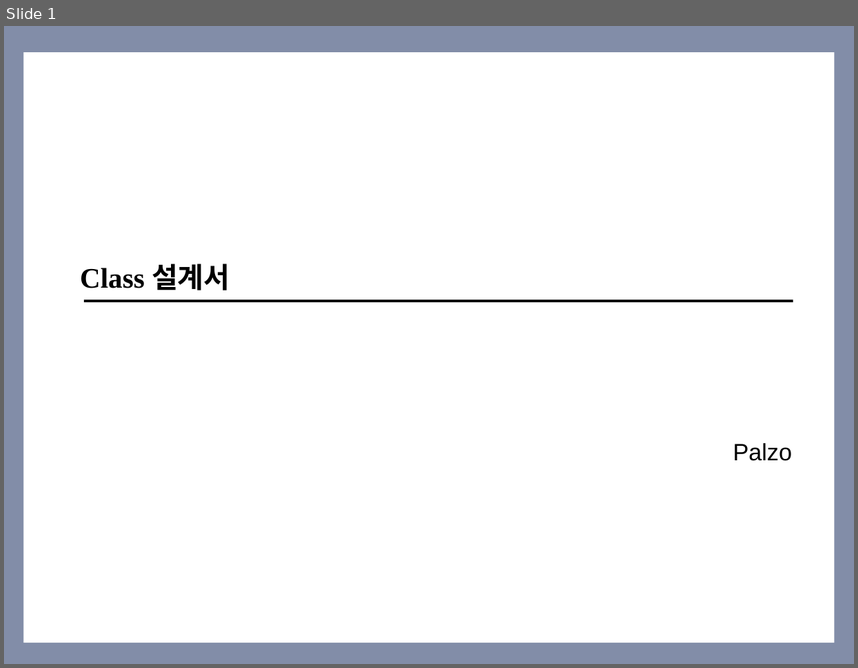
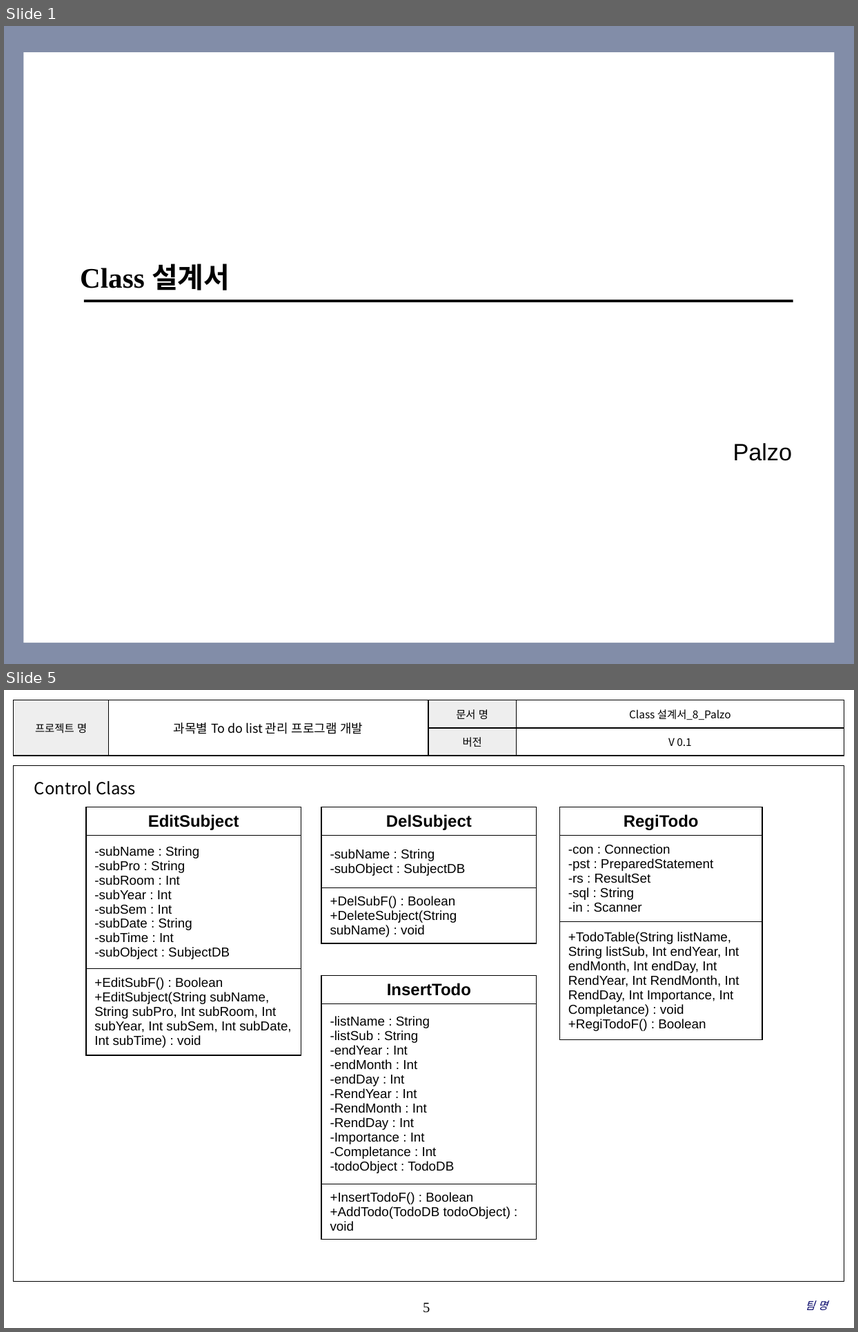
Before and after one commit to SMU-SE-Admin/18-1_8_PALZO_Doc, a slide deck: 03 설계/Class 설계서_8_Palzo.pptx. Shown one above the other, each under a label of ours: slide 1 before the commit, slides 1 and 5 after it; the slides between them are not shown. The pictures are 858x668 and 858x1332 pixels, drawn with LibreOffice and Linux fonts; fonts in the diff are those of the drawing; background and template pictures are left out. Boxes give left, top, right and bottom in pixels: in the first picture for what was removed or moved away, otherwise in the second. Text is boxed around its words. In the diff, an @@ line names an element or a change of style, - is before the commit and + after.

Commit message:
#1101 Class 설계서 작성 나머지 클래스 추가 및 클래스 별 구분

```diff
--- a/03 설계/Class 설계서_8_Palzo.pptx
+++ b/03 설계/Class 설계서_8_Palzo.pptx
@@ slide 5 added at (4,690,854,1328), background #FFFFFF @@
@@ table added at (14,700,844,756), 2 rows, 4 columns @@
+프로젝트 명 | 과목별 To do list 관리 프로그램 개발 | 문서 명 | Class 설계서_8_Palzo
+ |  | 버전 | V 0.1
@@ rectangle added at (14,766,844,1281), outline #000000 0.75 pt @@
@@ text added at (34,781,136,795), 14 pt, text #000000 @@
+Control Class
@@ table added at (87,807,301,1055), 3 rows, 1 columns @@
+EditSubject
+-subName : String / -subPro : String / -subRoom : Int / -subYear : Int / -subSem : Int / -subDate : String / -subTime : Int / -subObject : SubjectDB
++EditSubF() : Boolean / +EditSubject(String subName, String subPro, Int subRoom, Int subYear, Int subSem, Int subDate, Int subTime) : void
@@ table added at (322,807,537,943), 3 rows, 1 columns @@
+DelSubject
+-subName : String / -subObject : SubjectDB
++DelSubF() : Boolean / +DeleteSubject(String subName) : void
@@ table added at (560,807,762,1055), 3 rows, 1 columns @@
+RegiTodo
+-con : Connection / -pst : PreparedStatement / -rs : ResultSet / -sql : String / -in : Scanner
++TodoTable(String listName, String listSub, Int endYear, Int endMonth, Int endDay, Int RendYear, Int RendMonth, Int RendDay, Int Importance, Int Completance) : void / +RegiTodoF() : Boolean
@@ table added at (322,976,537,1239), 3 rows, 1 columns @@
+InsertTodo
+-listName : String / -listSub : String / -endYear : Int / -endMonth : Int / -endDay : Int / -RendYear : Int / -RendMonth : Int / -RendDay : Int / -Importance : Int / -Completance : Int / -todoObject : TodoDB
++InsertTodoF() : Boolean / +AddTodo(TodoDB todoObject) : void
@@ page number added at (423,1302,430,1312), 12 pt, text #000000 @@
+5
@@ text added at (805,1301,828,1310), 9 pt, text #000066, italic @@
+팀 명
```
Also in this commit, not shown: 2 slides changed, 5 other slides added, 1 slide removed.
